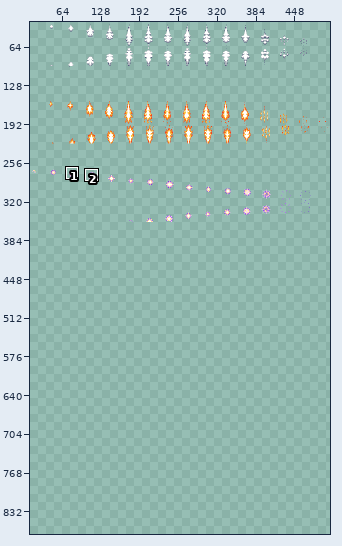
Sprite sheet, stored at tilesets/Operator_ToolEffects_UpDown.png. The first picture is a wide view before the edit; the outline marks the close-up.
Close-up. Before:
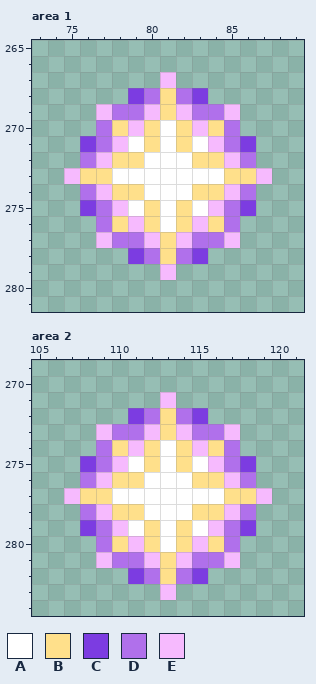
The file is 512x384 pixels. Shown: area 1: x 73..89, y 265..281; area 2: x 105..121, y 269..284. The old version is drawn lined up with the new one, on the new canvas. The wide view leaves out empty margins. The commit also changed other parts of the picture, which this record leaves out.
Palette (. is transparent): A #ffffff  B #ffe08b  C #7c3ce1  D #b070eb  E #f6bafe
Pixels before, area 1, first column x 75:
267 ......E......
268 ....CDBDC....
269 ..EDDEBEDDE..
270 ..DBEBABEBD..
271 .CDEABABAEDC.
272 .DEBBAAABBED.
273 EBBAAAAAAABBE
274 .DEBBAAABBED.
275 .CDEABABAEDC.
276 ..DBEBABEBD..
277 ..EDDEBEDDE..
278 ....CDBDC....
279 ......E......
Pixels before, area 2, first column x 107:
271 ......E......
272 ....CDBDC....
273 ..EDDEBEDDE..
274 ..DBEBABEBD..
275 .CDEABABAEDC.
276 .DEBBAAABBED.
277 EBBAAAAAAABBE
278 .DEBBAAABBED.
279 .CDEABABAEDC.
280 ..DBEBABEBD..
281 ..EDDEBEDDE..
282 ....CDBDC....
283 ......E......
And afterwards:
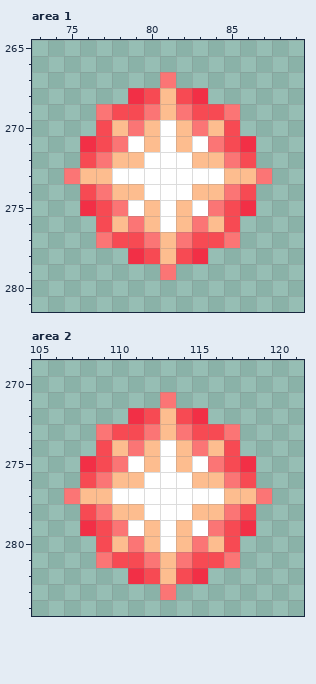
Diff:
canvas 512x384 -> 512x896
colour B: #ffe08b -> #fdbd8f
colour C: #7c3ce1 -> #f22f46
colour D: #b070eb -> #f74a53
colour E: #f6bafe -> #fb7575
Where, in picture pixels (left, top, right, bottom), the same in both close-ups:
changed: (64, 72, 272, 280)
changed: (64, 392, 272, 600)
